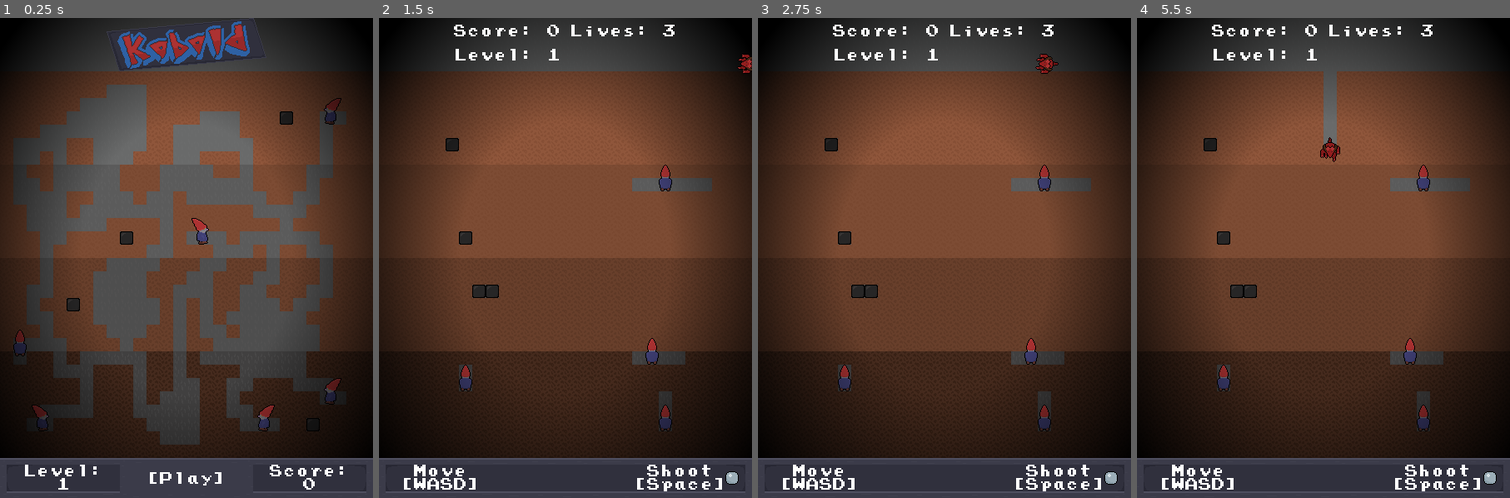
Above: before the commit, frames 1-4 (left to right).
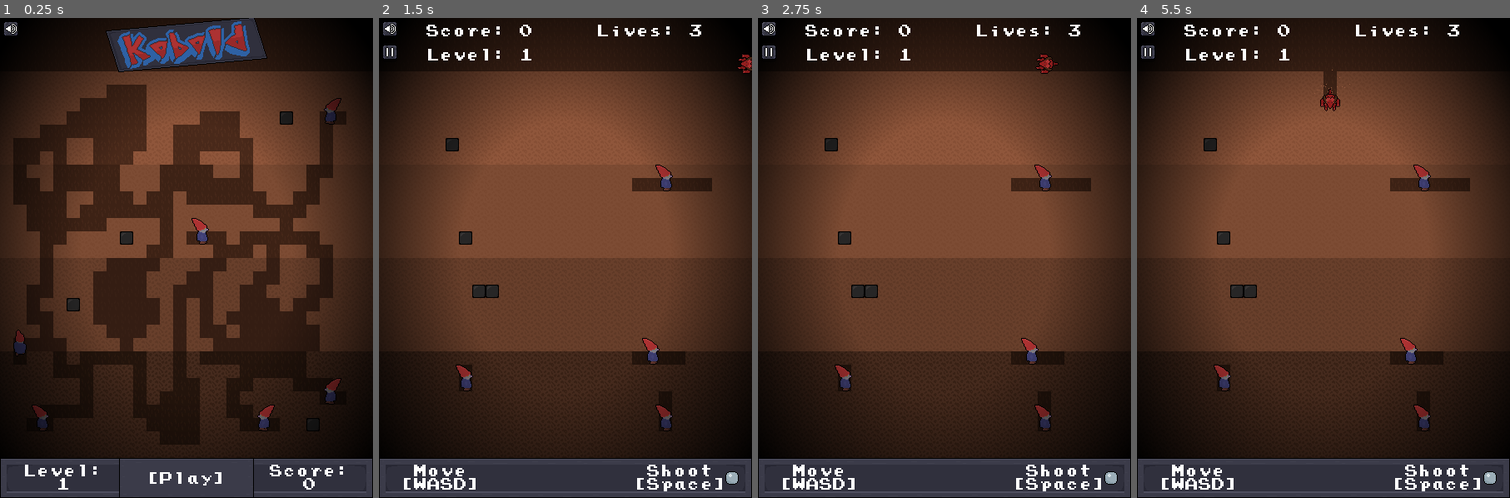
Above: after the commit, the same moments.

Repository: KyzonP/20-games---game-7
Game: Godot game, scene res://scenes/mainmenu.tscn
Two runs of this game, one before a commit and one after it. Both use one fixed random seed, a clock stepped at 60 frames per second and the inputs below.
Inputs (mouse positions are in pixels of both pictures, inside the frame that each line leads up to):
- Up to frame 1 (0.25 s): no input
- Up to frame 2 (1.5 s): click (397, 37) at 0.52 s; click "[center][Play]" at 1.25 s
- Up to frame 3 (2.75 s): click (776, 37) at 2.02 s
- Up to frame 4 (5.5 s): click (1155, 61) at 2.77 s; click (1323, 229) at 3.5 s, where only the run after the commit has a clickable "Resume"; move the mouse to (1405, 234) at 4.27 s; hold D (move_right) 4.28-5.03 s; hold Space (shoot) 4.28-5.03 s; move the mouse to (1248, 282) at 5.02 s; hold S (move_down) from 5.03 s (still down); tap Space (shoot) at 5.1 s

The runs differ from the first frame. In frame 1, 33% of the frame differs, in the area x 0-100%, y 0-100%; in frame 2, 8.8%; in frame 3, 8.7%; in frame 4, 9.5%.

Commit message:
Final Update
Changed background
Added audio/music
Added pause button

Diff:
--- a/Scenes/enemy.tscn
+++ b/Scenes/enemy.tscn
@@ -2,6 +2,7 @@
 
 [ext_resource type="Script" uid="uid://v8c28dn0mdyp" path="res://scripts/enemy.gd" id="1_md0e3"]
 [ext_resource type="Texture2D" uid="uid://cjgf6wdlav2ry" path="res://assets/sprites/Enemy.png" id="3_4ra3w"]
+[ext_resource type="AudioStream" uid="uid://c5katsu8071lk" path="res://audio/Dig.wav" id="3_5uy6h"]
 
 [sub_resource type="AtlasTexture" id="AtlasTexture_5uy6h"]
 atlas = ExtResource("3_4ra3w")
@@ -274,7 +275,30 @@
 texture_filter = 1
 position = Vector2(0, -8)
 sprite_frames = SubResource("SpriteFrames_1f0kj")
-animation = &"up"
+animation = &"right"
 
 [node name="CollisionShape2D" type="CollisionShape2D" parent="." unique_id=467714624]
 shape = SubResource("RectangleShape2D_afpow")
+
+[node name="DigParticles" type="CPUParticles2D" parent="." unique_id=224763435]
+z_index = 5
+position = Vector2(0, -12)
+emitting = false
+amount = 32
+lifetime = 0.4
+explosiveness = 0.15
+emission_shape = 1
+emission_sphere_radius = 6.0
+direction = Vector2(0, -10)
+gravity = Vector2(0, 490)
+initial_velocity_min = 10.0
+initial_velocity_max = 100.0
+color = Color(0.5764706, 0.3529412, 0.24705882, 1)
+hue_variation_min = -1.0
+hue_variation_max = 1.0
+
+[node name="SFXPlayer" type="AudioStreamPlayer" parent="." unique_id=1760874717]
+stream = ExtResource("3_5uy6h")
+volume_db = -45.0
+pitch_scale = 0.75
+max_polyphony = 8
--- a/Scenes/level.tscn
+++ b/Scenes/level.tscn
@@ -2,6 +2,7 @@
 
 [ext_resource type="Script" uid="uid://c1nqytciqyclf" path="res://scripts/level.gd" id="1_ppgk2"]
 [ext_resource type="Texture2D" uid="uid://bcoi0t2lx6txt" path="res://assets/placeholder/Tileset.png" id="2_2r41h"]
+[ext_resource type="PackedScene" uid="uid://c1cvilx5xmixi" path="res://scenes/pause_menu.tscn" id="2_cmcjb"]
 [ext_resource type="Script" uid="uid://cj8h4e1adu6sb" path="res://scripts/tile_map_layer.gd" id="3_klq6b"]
 [ext_resource type="Texture2D" uid="uid://cxbb6gd0xgkwm" path="res://assets/sprites/Tileset.png" id="4_8c41q"]
 [ext_resource type="Script" uid="uid://ittxvxyjog1k" path="res://scripts/player.gd" id="4_b121j"]
@@ -9,6 +10,7 @@
 [ext_resource type="FontFile" uid="uid://drfumsbcs4xxd" path="res://assets/fonts/PrStart.ttf" id="6_2r41h"]
 [ext_resource type="Texture2D" uid="uid://d1d1cokdjw24n" path="res://assets/sprites/KoboldVertical.png" id="6_b121j"]
 [ext_resource type="Script" uid="uid://b27tqbnay76xw" path="res://scripts/ui.gd" id="6_klq6b"]
+[ext_resource type="AudioStream" uid="uid://c5katsu8071lk" path="res://audio/Dig.wav" id="8_82cfe"]
 [ext_resource type="Script" uid="uid://bm2jnb1ot0v8c" path="res://scripts/other_ui.gd" id="10_olg7q"]
 [ext_resource type="Texture2D" uid="uid://dy7kqoj05mid7" path="res://assets/sprites/BigProjectile.png" id="11_t1rx8"]
 [ext_resource type="Texture2D" uid="uid://bvey5n16adwip" path="res://assets/ui/TouchJoystickBack.png" id="12_8iemx"]
@@ -17,6 +19,14 @@
 [ext_resource type="Script" uid="uid://hwpbay1oi4am" path="res://scripts/touch_screen_button.gd" id="14_fpun6"]
 [ext_resource type="Script" uid="uid://cqxu4bbvd5e88" path="res://scripts/shoot_button.gd" id="15_wc255"]
 [ext_resource type="Shader" uid="uid://cgvfmjqc832x3" path="res://assets/shaders/vignette.gdshader" id="16_arp2o"]
+[ext_resource type="Texture2D" uid="uid://bbh1p2oxhwucr" path="res://assets/ui/muteButton.png" id="19_h6wmr"]
+[ext_resource type="Texture2D" uid="uid://mrb7kv0jh484" path="res://assets/ui/muteButtonPressed.png" id="20_pqd0y"]
+[ext_resource type="Texture2D" uid="uid://drfqd61nueved" path="res://assets/ui/muteButtonHover.png" id="21_5k0ak"]
+[ext_resource type="Script" uid="uid://1qlh14mousl" path="res://scripts/mute_button.gd" id="22_pqd0y"]
+[ext_resource type="Texture2D" uid="uid://d2w70h0l5aoom" path="res://assets/ui/pauseButton.png" id="23_3ies3"]
+[ext_resource type="Texture2D" uid="uid://d0sadl1r6pyhs" path="res://assets/ui/pauseButtonPressed.png" id="24_xy2fk"]
+[ext_resource type="Texture2D" uid="uid://c62bjoo13gkly" path="res://assets/ui/pauseButtonHover.png" id="25_cmcjb"]
+[ext_resource type="Script" uid="uid://di5lhshojkru2" path="res://scripts/pause_button.gd" id="26_xy2fk"]
 
 [sub_resource type="TileSetAtlasSource" id="TileSetAtlasSource_81xng"]
 texture = ExtResource("2_2r41h")
@@ -317,6 +327,8 @@
 [node name="Level" type="Node2D" unique_id=193511366]
 script = ExtResource("1_ppgk2")
 
+[node name="PauseMenu" parent="." unique_id=1193684175 instance=ExtResource("2_cmcjb")]
+
 [node name="TileMapLayer" type="TileMapLayer" parent="." unique_id=2025332983]
 tile_map_data = PackedByteArray("AAAAAAQAAAAAAAAAAAAAAAUAAAAAAAAAAAAAAAYAAAAAAAAAAAAAAAcAAAAAAAAAAAAAAAgAAAAAAAAAAAAAAA …(13840 unchanged characters)…
 tile_set = SubResource("TileSet_wqkje")
@@ -344,6 +356,28 @@
 [node name="CollisionShape2D" type="CollisionShape2D" parent="Player" unique_id=700383394]
 shape = SubResource("RectangleShape2D_k5f4k")
 
+[node name="DigParticles" type="CPUParticles2D" parent="Player" unique_id=234164113]
+z_index = 5
+emitting = false
+amount = 32
+lifetime = 0.5
+one_shot = true
+explosiveness = 0.15
+emission_shape = 1
+emission_sphere_radius = 6.0
+direction = Vector2(0, -10)
+gravity = Vector2(0, 490)
+initial_velocity_min = 10.0
+initial_velocity_max = 100.0
+color = Color(0.5764706, 0.3529412, 0.24705882, 1)
+hue_variation_min = -1.0
+hue_variation_max = 1.0
+
+[node name="SFXPlayer" type="AudioStreamPlayer" parent="Player" unique_id=567004187]
+stream = ExtResource("8_82cfe")
+volume_db = -30.0
+max_polyphony = 8
+
 [node name="UI" type="Control" parent="." unique_id=164248201]
 z_index = 5
 layout_mode = 3
@@ -354,9 +388,8 @@
 
 [node name="HBoxContainer" type="HBoxContainer" parent="UI" unique_id=666692575]
 layout_mode = 0
-offset_left = 3.0
 offset_top = 8.0
-offset_right = 447.0
+offset_right = 448.0
 offset_bottom = 62.0
 alignment = 1
 
@@ -365,14 +398,14 @@
 alignment = 1
 
 [node name="ScoreText" type="RichTextLabel" parent="UI/HBoxContainer/VBoxContainer" unique_id=692473822]
-custom_minimum_size = Vector2(135, 25)
+custom_minimum_size = Vector2(200, 25)
 layout_mode = 2
 theme_override_fonts/normal_font = ExtResource("6_2r41h")
 text = "Score: 0"
 fit_content = true
 
 [node name="LevelText" type="RichTextLabel" parent="UI/HBoxContainer/VBoxContainer" unique_id=1003378386]
-custom_minimum_size = Vector2(135, 25)
+custom_minimum_size = Vector2(200, 25)
 layout_mode = 2
 theme_override_fonts/normal_font = ExtResource("6_2r41h")
 text = "Level: 0"
@@ -452,3 +485,25 @@
 offset_right = 448.0
 offset_bottom = 576.0
 color = Color(0, 0, 0, 1)
+
+[node name="MuteButton" type="TextureButton" parent="." unique_id=931436215]
+texture_filter = 1
+offset_left = 4.0
+offset_top = 4.0
+offset_right = 44.0
+offset_bottom = 44.0
+texture_normal = ExtResource("19_h6wmr")
+texture_pressed = ExtResource("20_pqd0y")
+texture_hover = ExtResource("21_5k0ak")
+script = ExtResource("22_pqd0y")
+
+[node name="PauseButton" type="TextureButton" parent="." unique_id=1742440232]
+texture_filter = 1
+offset_left = 4.0
+offset_top = 32.0
+offset_right = 44.0
+offset_bottom = 72.0
+texture_normal = ExtResource("23_3ies3")
+texture_pressed = ExtResource("24_xy2fk")
+texture_hover = ExtResource("25_cmcjb")
+script = ExtResource("26_xy2fk")
--- a/Scenes/rock.tscn
+++ b/Scenes/rock.tscn
@@ -22,6 +22,20 @@
 collision_mask = 11
 script = ExtResource("1_mek2u")
 
+[node name="FallParticles" type="CPUParticles2D" parent="." unique_id=948855500]
+emitting = false
+one_shot = true
+explosiveness = 0.15
+emission_shape = 1
+emission_sphere_radius = 6.0
+direction = Vector2(0, -10)
+gravity = Vector2(0, 490)
+initial_velocity_min = 10.0
+initial_velocity_max = 100.0
+color = Color(0.3518117, 0.34644052, 0.3464403, 1)
+hue_variation_min = -1.0
+hue_variation_max = 1.0
+
 [node name="AnimatedSprite2D" type="AnimatedSprite2D" parent="." unique_id=1059449681]
 texture_filter = 1
 sprite_frames = SubResource("SpriteFrames_5mkji")
--- a/Scripts/enemy.gd
+++ b/Scripts/enemy.gd
@@ -25,6 +25,9 @@
 enum Direction {UP, DOWN, LEFT, RIGHT, VOID}
 
 const SNAP_DISTANCE = 4
+
+# Audio
+var hurtSound = preload("res://audio/EnemyHurt.wav")
 
 func _ready():
 	if not fake:
@@ -115,6 +118,13 @@
 				$AnimatedSprite2D.play("eyes")
 
 func startBurrow():
+	# Audio
+	if $SFXPlayer.playing == false:
+		$SFXPlayer.playing = true
+
+	# Particles
+	$DigParticles.emitting = true
+
 	if burrowTween:
 		burrowTween.kill()
 
@@ -126,6 +136,12 @@
 	state = States.BURROW
 
 func endBurrow():
+	# Audio
+	$SFXPlayer.playing = false
+
+	# Particles
+	$DigParticles.emitting = false
+
 	burrowComplete = true
 	state = States.MOVE
 	chooseDirection(true)
@@ -140,7 +156,17 @@
 	#startFlee()
 
 func startFlee():
+	# Audio
+	if $SFXPlayer.playing == false:
+		$SFXPlayer.playing = true
+
+	# Particles
+	$DigParticles.emitting = true
+
 	state = States.FLEE
+
+	if burrowTween:
+		burrowTween.kill()
 
 	if fleeTween:
 		fleeTween.kill()
@@ -161,6 +187,9 @@
 	event_bus.emit_signal("enemyFled")
 
 func defeat():
+	# Audio
+	AudioManager.play_sfx(hurtSound)
+
 	# code for enemy dying
 	if burrowTween:
 		burrowTween.kill()
--- a/Scripts/player.gd
+++ b/Scripts/player.gd
@@ -22,6 +22,11 @@
 var speed : float = 80.0
 
 const SNAP_DISTANCE = 4
+
+### Audio ###
+var shootSound = preload("res://audio/Shoot.wav")
+var hurtSound = preload("res://audio/Hurt.wav")
+var digSound = preload("res://audio/Dig.wav")
 
 func _ready():
 	var cell = maze.local_to_map(global_position)
@@ -136,6 +141,12 @@
 		if global_position.distance_to(centre) < (speed * delta):
 			maze.TileReached(centre)
 
+	if not maze.is_tile_free(moveDir, global_position):
+		if $SFXPlayer.playing == false:
+			$SFXPlayer.playing = true
+		$DigParticles.emitting = true
+	else:
+		$SFXPlayer.playing = false
 
 
 func updateAnim():
@@ -158,6 +169,9 @@
 
 func SpawnProjectile():
 	if shootTimer >= shootTimerMax and shotReady and not lock:
+		# Audio
+		AudioManager.play_sfx(shootSound)
+
 		shootTimer = 0
 		shotReady = false
 
@@ -181,6 +195,9 @@
 
 func defeat():
 	if not dead:
+		# Audio
+		AudioManager.play_sfx(hurtSound)
+
 		dead = true
 		event_bus.emit_signal("playerDefeated")
 		print("Game Over!")
--- a/Scripts/rock.gd
+++ b/Scripts/rock.gd
@@ -10,6 +10,10 @@
 enum States {STABLE, SHAKING, FALLING}
 enum Direction {UP, DOWN, LEFT, RIGHT, VOID}
 
+### Audio ###
+var rockSound = preload("res://audio/Rock.wav")
+var shakeSound = preload("res://audio/RockShake.wav")
+
 func _physics_process(_delta):
 	if state == States.STABLE:
 		if checkBeneath():
@@ -19,6 +23,9 @@
 	return maze.is_tile_free(Direction.DOWN, global_position)
 
 func startShake():
+	# Particles
+	$FallParticles.emitting = true
+
 	state = States.SHAKING
 
 	if shakeTween:
@@ -33,6 +40,9 @@
 	shakeTween.finished.connect(startFall)
 
 func startFall():
+	# Audio
+	AudioManager.play_sfx(shakeSound)
+
 	state = States.FALLING
 
 	if fallTween:
@@ -56,4 +66,7 @@
 		endFall()
 
 func endFall():
+	# Audio
+	AudioManager.play_sfx(rockSound)
+
 	state = States.STABLE
--- a/project.godot
+++ b/project.godot
@@ -22,6 +22,7 @@
 event_bus="*uid://div87416rpntf"
 global="*uid://beomspnovlsnu"
 save_load="*uid://dp42sdex78adx"
+AudioManager="*uid://du2u6htjhk6yy"
 
 [display]
 
@@ -61,6 +62,16 @@
 "events": [Object(InputEventKey,"resource_local_to_scene":false,"resource_name":"","device":-1,"window_id":0,"alt_press …(191 unchanged characters)…
 ]
 }
+mute={
+"deadzone": 0.2,
+"events": [Object(InputEventKey,"resource_local_to_scene":false,"resource_name":"","device":-1,"window_id":0,"alt_pressed":false,"shift_pressed":false,"ctrl_pressed":false,"meta_pressed":false,"pressed":false,"keycode":0,"physical_keycode":77,"key_label":0,"unicode":109,"location":0,"echo":false,"script":null)
+]
+}
+pause={
+"deadzone": 0.2,
+"events": [Object(InputEventKey,"resource_local_to_scene":false,"resource_name":"","device":-1,"window_id":0,"alt_pressed":false,"shift_pressed":false,"ctrl_pressed":false,"meta_pressed":false,"pressed":false,"keycode":0,"physical_keycode":4194305,"key_label":0,"unicode":0,"location":0,"echo":false,"script":null)
+]
+}
 
 [input_devices]
 
--- /dev/null
+++ b/scenes/audio_manager.tscn
@@ -0,0 +1,13 @@
+[gd_scene format=3 uid="uid://du2u6htjhk6yy"]
+
+[ext_resource type="Script" uid="uid://cmt1604huhxqy" path="res://scripts/audio_manager.gd" id="1_8qd8g"]
+
+[node name="AudioManager" type="Node" unique_id=471427985]
+script = ExtResource("1_8qd8g")
+
+[node name="MusicPlayer" type="AudioStreamPlayer" parent="." unique_id=1999722967]
+volume_db = -20.0
+
+[node name="SFXPlayer" type="AudioStreamPlayer" parent="." unique_id=679768000]
+volume_db = -30.0
+max_polyphony = 8
--- a/scenes/mainmenu.tscn
+++ b/scenes/mainmenu.tscn
@@ -13,6 +13,10 @@
 [ext_resource type="Texture2D" uid="uid://dwltxgrl4aq5d" path="res://assets/ui/buttonPressed.png" id="11_gjjcl"]
 [ext_resource type="Texture2D" uid="uid://ck1ieobyic07q" path="res://assets/ui/buttonHover.png" id="12_kait0"]
 [ext_resource type="Texture2D" uid="uid://cp70angegqf8a" path="res://assets/ui/GameLogo.png" id="13_gjjcl"]
+[ext_resource type="Texture2D" uid="uid://bbh1p2oxhwucr" path="res://assets/ui/muteButton.png" id="14_hn6ym"]
+[ext_resource type="Texture2D" uid="uid://mrb7kv0jh484" path="res://assets/ui/muteButtonPressed.png" id="15_gr43c"]
+[ext_resource type="Texture2D" uid="uid://drfqd61nueved" path="res://assets/ui/muteButtonHover.png" id="16_18cd8"]
+[ext_resource type="Script" uid="uid://1qlh14mousl" path="res://scripts/mute_button.gd" id="17_gj5y3"]
 
 [sub_resource type="TileSetAtlasSource" id="TileSetAtlasSource_81xng"]
 texture = ExtResource("2_4hago")
@@ -171,3 +175,14 @@
 texture_filter = 1
 position = Vector2(224, 32)
 texture = ExtResource("13_gjjcl")
+
+[node name="MuteButton" type="TextureButton" parent="." unique_id=1726945726]
+texture_filter = 1
+offset_left = 4.0
+offset_top = 4.0
+offset_right = 44.0
+offset_bottom = 44.0
+texture_normal = ExtResource("14_hn6ym")
+texture_pressed = ExtResource("15_gr43c")
+texture_hover = ExtResource("16_18cd8")
+script = ExtResource("17_gj5y3")
--- /dev/null
+++ b/scenes/pause_menu.tscn
@@ -0,0 +1,35 @@
+[gd_scene format=3 uid="uid://c1cvilx5xmixi"]
+
+[ext_resource type="Script" uid="uid://buygxatxy1bln" path="res://scripts/pause_menu.gd" id="1_n87rw"]
+[ext_resource type="Texture2D" uid="uid://de2ml6yc2xibf" path="res://assets/ui/largeButton.png" id="2_5d2l8"]
+[ext_resource type="Texture2D" uid="uid://l2xccb0tppbm" path="res://assets/ui/largeButtonPressed.png" id="3_7l7mv"]
+[ext_resource type="Texture2D" uid="uid://dr562v0tjhyua" path="res://assets/ui/largeButtonHover.png" id="4_v4r4p"]
+[ext_resource type="FontFile" uid="uid://drfumsbcs4xxd" path="res://assets/fonts/PrStart.ttf" id="5_7l7mv"]
+
+[node name="PauseMenu" type="CanvasLayer" unique_id=1193684175]
+process_mode = 3
+visible = false
+script = ExtResource("1_n87rw")
+
+[node name="Button" type="TextureButton" parent="." unique_id=795610520]
+texture_filter = 1
+offset_top = 231.0
+offset_right = 449.0
+offset_bottom = 281.0
+texture_normal = ExtResource("2_5d2l8")
+texture_pressed = ExtResource("3_7l7mv")
+texture_hover = ExtResource("4_v4r4p")
+stretch_mode = 3
+
+[node name="LevelText" type="RichTextLabel" parent="Button" unique_id=1815459994]
+custom_minimum_size = Vector2(130, 25)
+layout_mode = 0
+offset_left = 179.0
+offset_top = 11.0
+offset_right = 315.0
+offset_bottom = 43.0
+mouse_filter = 2
+theme_override_fonts/normal_font = ExtResource("5_7l7mv")
+bbcode_enabled = true
+text = "Resume"
+fit_content = true
--- /dev/null
+++ b/scripts/audio_manager.gd
@@ -0,0 +1,40 @@
+extends Node
+
+@onready var music_player = $MusicPlayer
+@onready var sfx_player = $SFXPlayer
+
+### MUSIC ###
+var soundtrack = preload("res://audio/music/KoboldSong.wav")
+
+func _ready():
+	event_bus.toggleMute.connect(toggleMute)
+
+	play_music(soundtrack)
+
+func _input(event):
+	if event.is_action_pressed("mute"):
+		toggleMute()
+
+func toggleMute():
+	var master_bus = AudioServer.get_bus_index("Master")
+	var is_muted = AudioServer.is_bus_mute(master_bus)
+	AudioServer.set_bus_mute(0, !is_muted)
+
+func play_music(stream : AudioStream, pitch : float = 1.0):
+	if music_player.stream == stream:
+		music_player.pitch_scale = pitch
+		return
+	music_player.stream = stream
+	music_player.play()
+
+func play_sfx(stream: AudioStream, volume : float = -30.0):
+	var instance = AudioStreamPlayer.new()
+
+	instance.stream = stream
+	instance.bus = "Master"
+	instance.volume_db = volume
+
+	add_child(instance)
+	instance.play()
+
+	instance.finished.connect(instance.queue_free)
--- a/scripts/event_bus.gd
+++ b/scripts/event_bus.gd
@@ -32,3 +32,9 @@
 
 @warning_ignore("unused_signal")
 signal mobileShoot()
+
+@warning_ignore("unused_signal")
+signal toggleMute()
+
+@warning_ignore("unused_signal")
+signal togglePause()
--- a/scripts/mainmenu.gd
+++ b/scripts/mainmenu.gd
@@ -1,4 +1,7 @@
 extends Node2D
+
+### Audio ###
+var buttonSound = preload("res://audio/Button.wav")
 
 func _ready():
 	checkScore()
@@ -24,4 +27,6 @@
 	save_load.save_game()
 
 func startGame():
+	AudioManager.play_sfx(buttonSound)
+
 	get_tree().change_scene_to_file("res://scenes/level.tscn")
--- /dev/null
+++ b/scripts/mute_button.gd
@@ -0,0 +1,11 @@
+extends TextureButton
+
+### Audio ###
+var buttonSound = preload("res://audio/Button.wav")
+
+func _ready():
+	pressed.connect(_mutePressed)
+
+func _mutePressed():
+	AudioManager.play_sfx(buttonSound)
+	event_bus.emit_signal("toggleMute")
--- /dev/null
+++ b/scripts/pause_button.gd
@@ -0,0 +1,12 @@
+extends TextureButton
+
+### Audio ###
+var buttonSound = preload("res://audio/Button.wav")
+
+func _ready():
+	pressed.connect(_pausePressed)
+
+func _pausePressed():
+	print("pressed")
+	#AudioManager.play_sfx(buttonSound)
+	event_bus.emit_signal("togglePause")
--- /dev/null
+++ b/scripts/pause_menu.gd
@@ -0,0 +1,21 @@
+extends CanvasLayer
+
+### Audio ###
+var buttonSound = preload("res://audio/Button.wav")
+
+func _ready():
+	hide() #Hide pause menu
+	$Button.pressed.connect(toggle_pause)
+
+	event_bus.togglePause.connect(toggle_pause)
+
+func _input(event):
+	if event.is_action_pressed("pause"):
+		toggle_pause()
+
+func toggle_pause():
+	AudioManager.play_sfx(buttonSound)
+	get_tree().paused = not get_tree().paused
+	visible = get_tree().paused
+
+	print("pause")
Binary file changed: assets/sprites/Tileset.png
Binary file changed: assets/ui/GameLogo.png
Binary file changed: assets/ui/UIBase.png
Binary file changed: assets/ui/buttonHover.png
Binary file changed: assets/ui/buttonNormal.png
Binary file changed: assets/ui/buttonPressed.png
Binary file added: assets/ui/largeButton.png
Not shown, added: assets/ui/largeButton.png.import
Binary file added: assets/ui/largeButtonHover.png
Not shown, added: assets/ui/largeButtonHover.png.import
Binary file added: assets/ui/largeButtonPressed.png
Not shown, added: assets/ui/largeButtonPressed.png.import
(and 34 more such lines)
